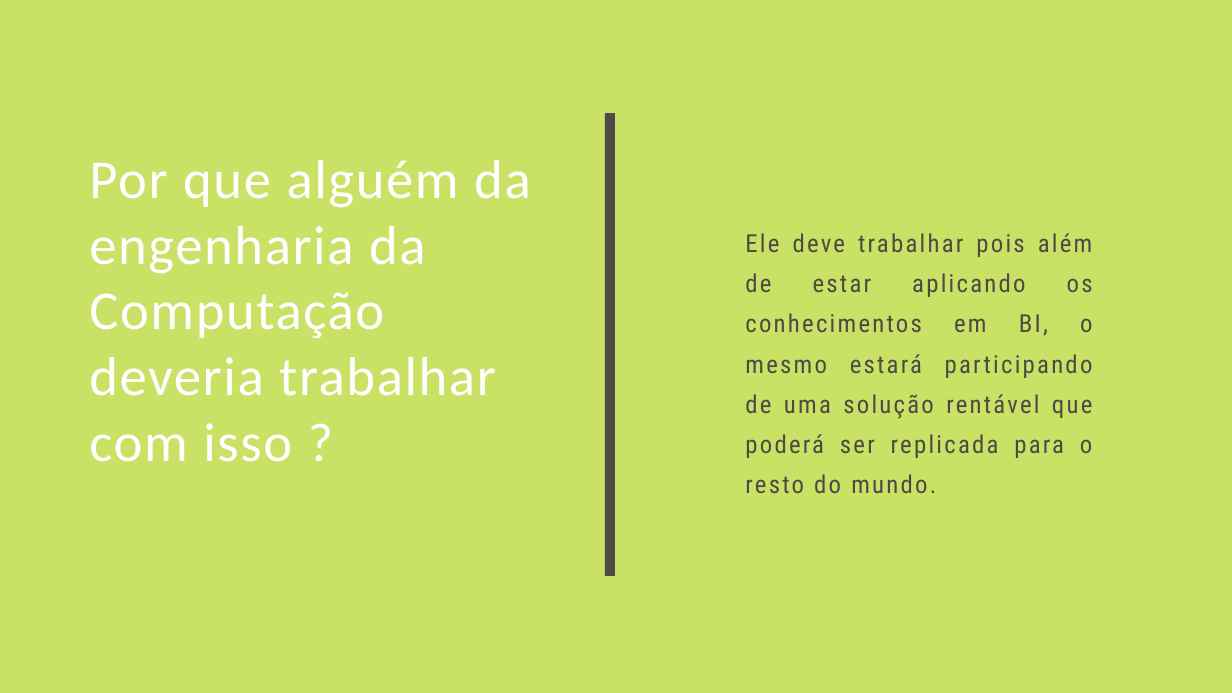
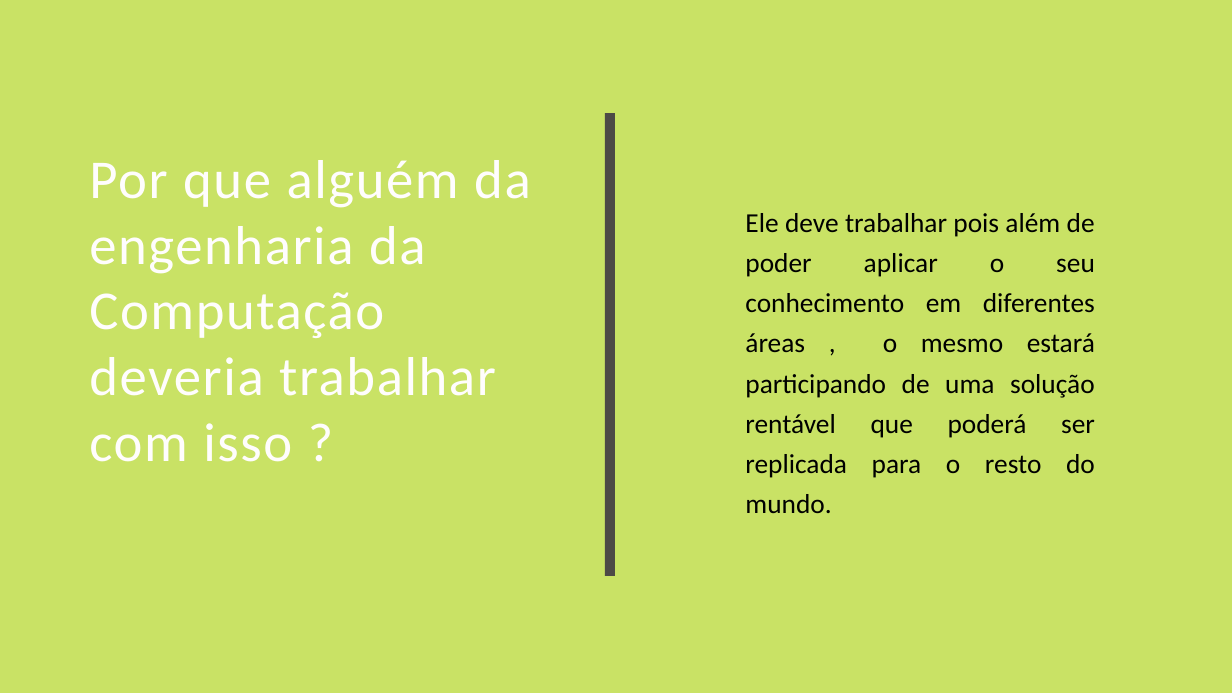
Before and after one commit to NathanReis/FTT-Recicla, a slide deck: slide 8 of DocumentacaoProjeto/Projeto Recicla!.pptx. Drawn at 1232x693 pixels with LibreOffice and Linux fonts; fonts in the diff are those of the drawing. Boxes give left, top, right and bottom in pixels: in the first picture for what was removed or moved away, otherwise in the second. Text is boxed around its words. In the diff, an @@ line names an element or a change of style, - is before the commit and + after.

```diff
--- a/DocumentacaoProjeto/Projeto Recicla!.pptx
+++ b/DocumentacaoProjeto/Projeto Recicla!.pptx
@@ text at box(745, 213, 1095, 513): text changed; size 29 to 32 pt; font Roboto Condensed to Calibri; text colour #4D4A46 to #000000 @@
-Ele deve trabalhar pois além de estar aplicando os conhecimentos em BI, o mesmo estará participando de uma solução rentável que poderá ser replicada para o resto do mundo.
+Ele deve trabalhar pois além de poder aplicar o seu conhecimento em diferentes áreas , o mesmo estará participando de uma solução rentável que poderá ser replicada para o resto do mundo.
```
Also in this commit, not shown: 1 other slide changed.
